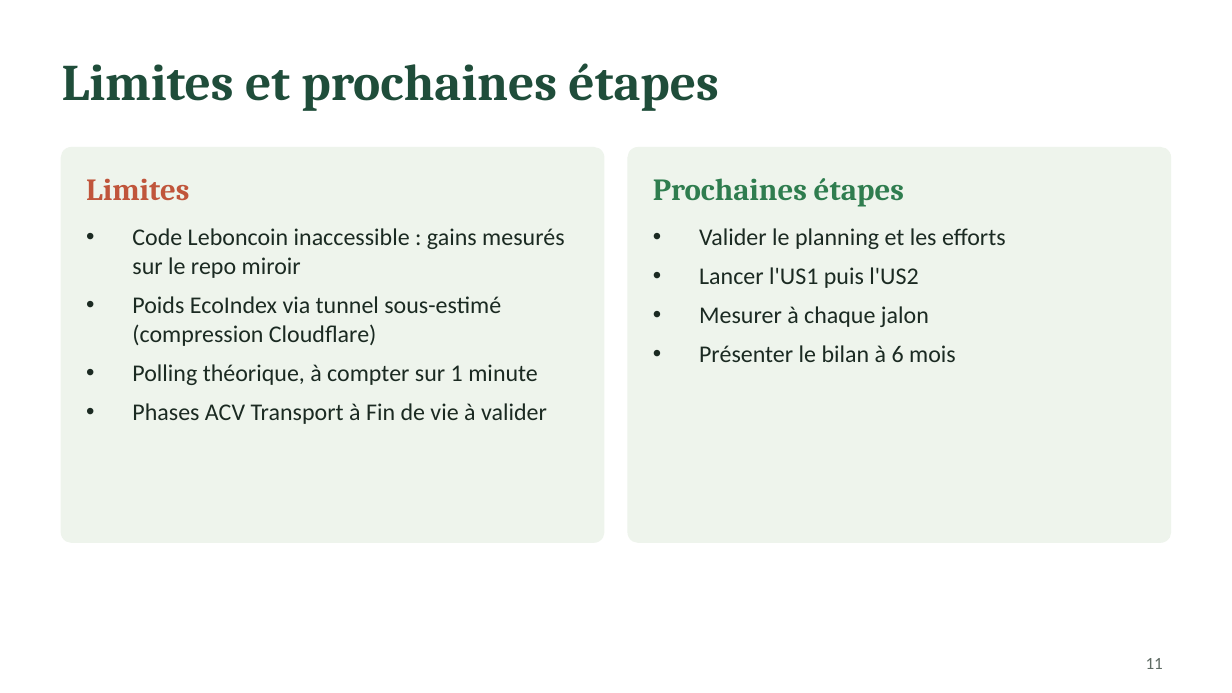
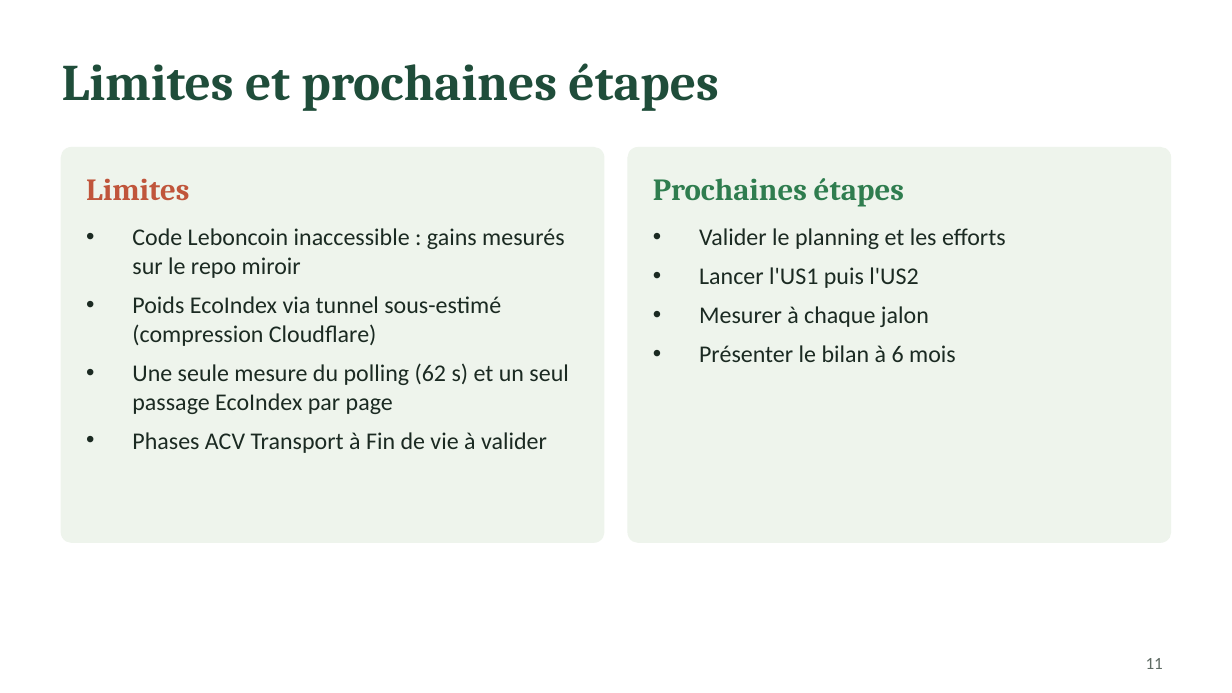
Before and after one commit to tuirz/eco-training-starter, a slide deck: slide 11 of heavy-shop/docs/plan-action-6-mois.pptx. Drawn at 1232x693 pixels with LibreOffice and Linux fonts; fonts in the diff are those of the drawing. Boxes give left, top, right and bottom in pixels: in the first picture for what was removed or moved away, otherwise in the second. Text is boxed around its words. In the diff, an @@ line names an element or a change of style, - is before the commit and + after.

Commit message:
docs: confirme le polling mesuré (12 requêtes/min) dans le backlog, la cartographie et les slides

```diff
--- a/heavy-shop/docs/plan-action-6-mois.pptx
+++ b/heavy-shop/docs/plan-action-6-mois.pptx
@@ text at bbox=[132, 363, 568, 414]: text changed @@
-• Polling théorique, à compter sur 1 minute
+• Une seule mesure du polling (62 s) et un seul passage EcoIndex par page
```
Also in this commit, not shown: 1 other slide changed, 2 other files.
